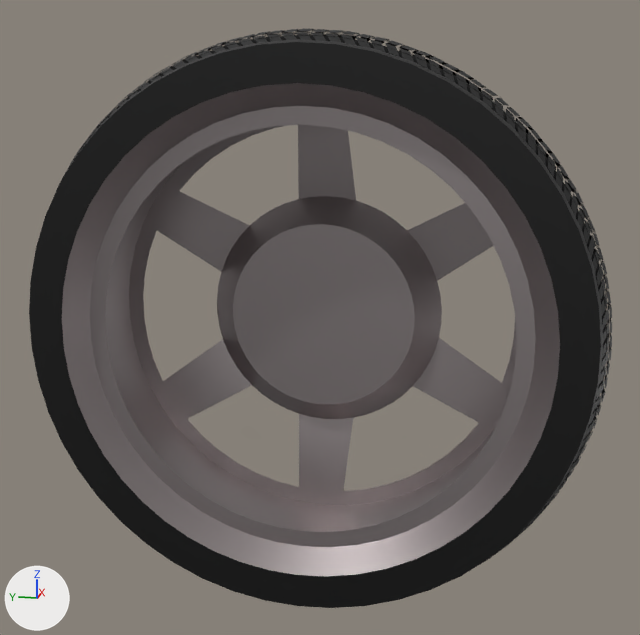
A saved change to the Blender file Car Game/Assets/RabauMaterials/wheel 1.blend.
The view is the same before and after, from a camera (50 mm lens) standing at (-2.996, -0.622, 0.783) and looking at (0.012, -0.02, 0.031). Lighting does not change. The marker at lower left points along +X, +Y and +Z.

Names of what the first picture shows: 'Circle', 'Tire inside', 'Tire outsideA'.
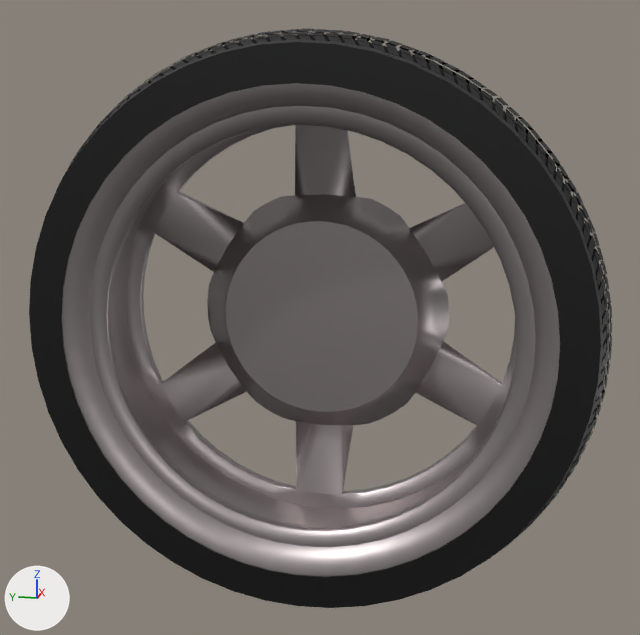
The change, as JSON lines over the scene's bpy script:
```json
{"op": "add", "block": "ob_circle", "code": "_m = ob_circle.modifiers.new('Solidify', 'SOLIDIFY')"}
{"op": "add", "block": "ob_circle", "code": "_m.thickness = 0.05"}
```

Pixel boxes [x1, y1, x2, y2] of what changed, in the pictures (640 x 635 px):
```json
{"object": "Circle", "change": "modifiers changed", "before": [62, 83, 560, 576], "after": [61, 83, 560, 577]}
```
